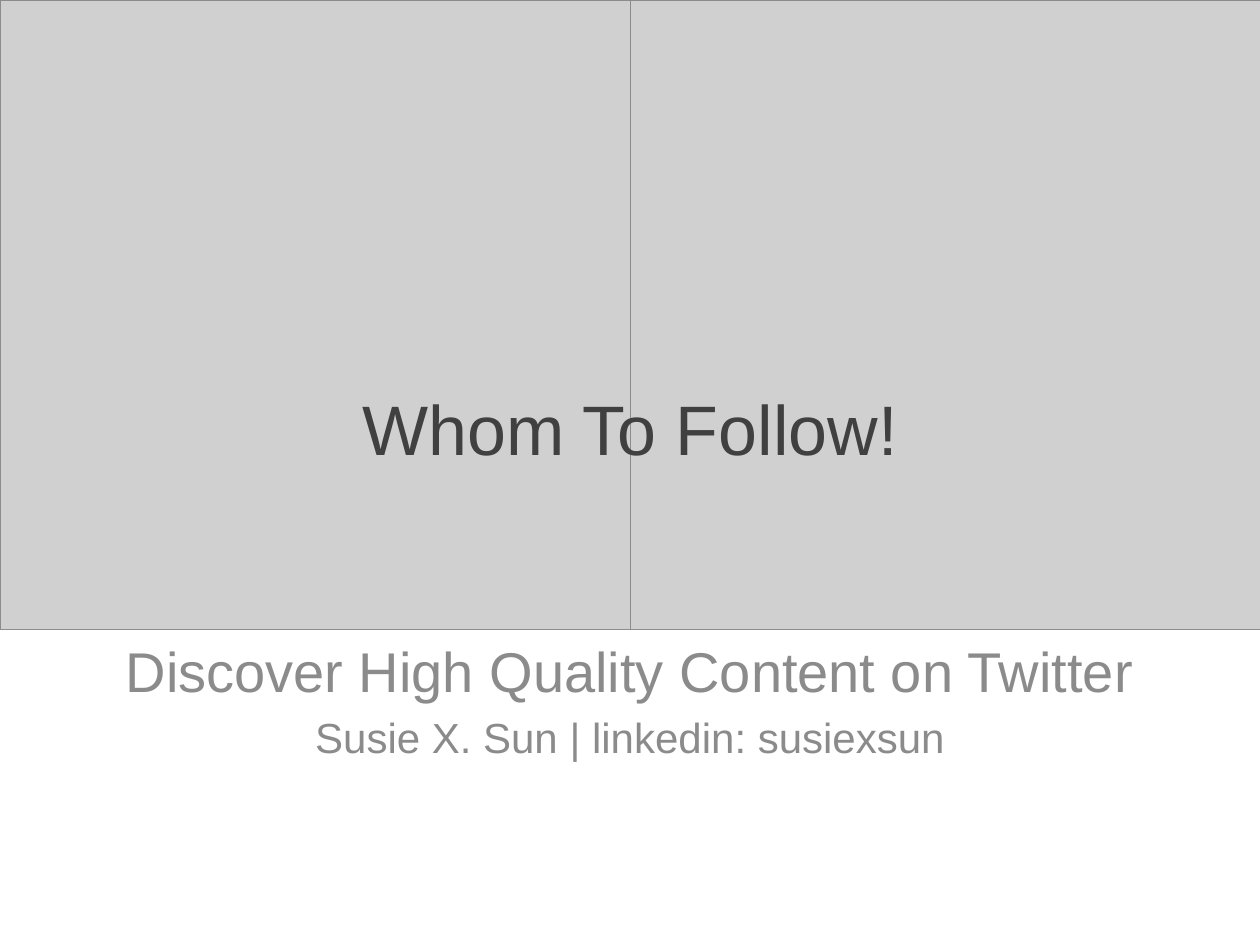
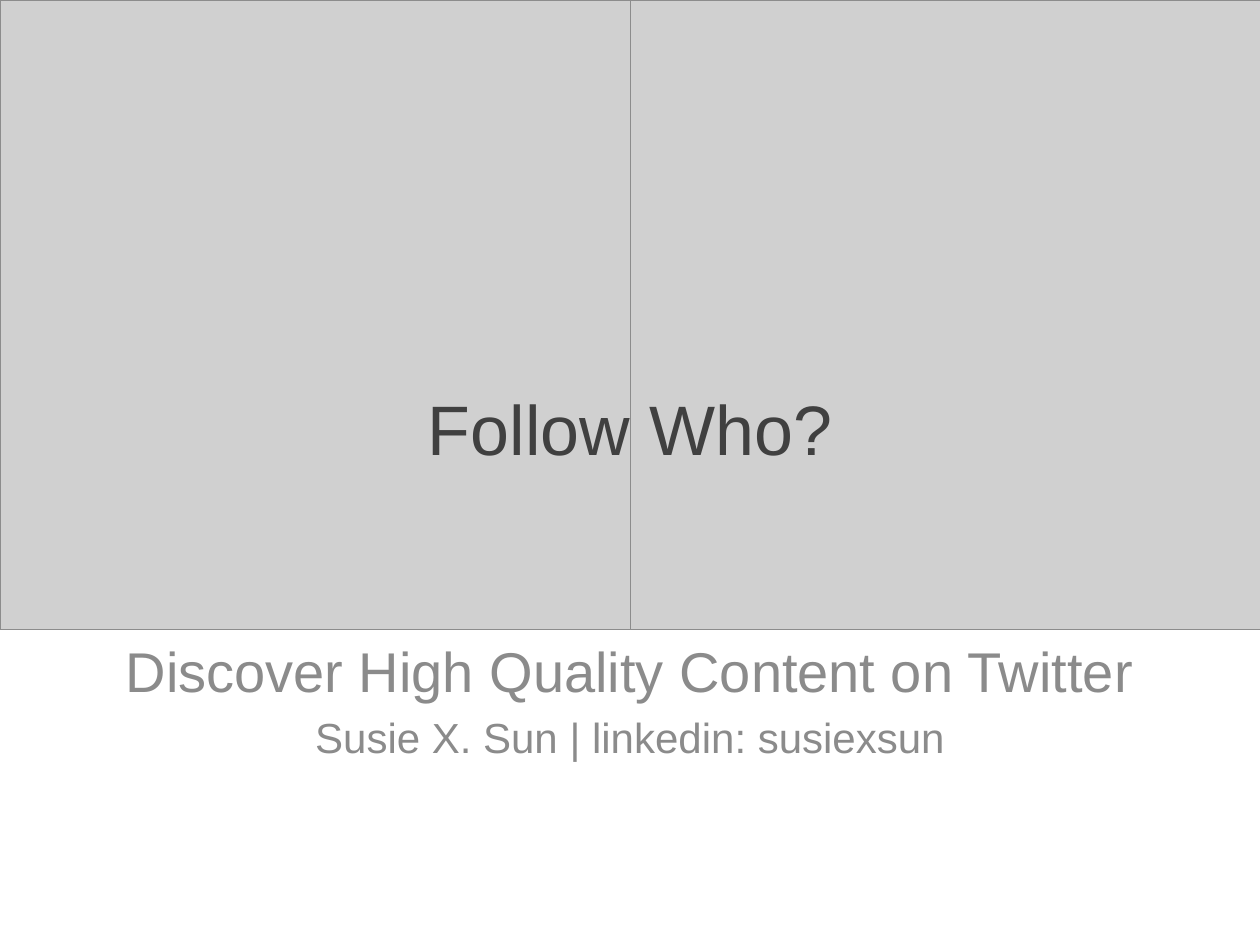
Before and after one commit to susiexsun/capstone_project, a slide deck: slide 1 of capstone_presentation.pptx. Drawn at 1260x945 pixels with LibreOffice and Linux fonts; fonts in the diff are those of the drawing; grey boxes stand for pictures. Boxes give left, top, right and bottom in pixels: in the first picture for what was removed or moved away, otherwise in the second. Text is boxed around its words. In the diff, an @@ line names an element or a change of style, - is before the commit and + after.

```diff
--- a/capstone_presentation.pptx
+++ b/capstone_presentation.pptx
@@ title at [428,404,832,456]: text changed @@
-Whom To Follow!
+Follow Who?
```
Also in this commit, not shown: 4 other slides changed, 1 other file.
